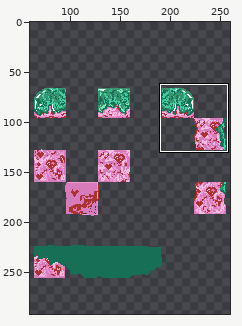
File history of a pixel-art file, Alzey2024/Assets/Sprites/boden pixelkram.aseprite. Above: a wide view before the commit, with the close-up outlined.
Close-up. First the earlier version:
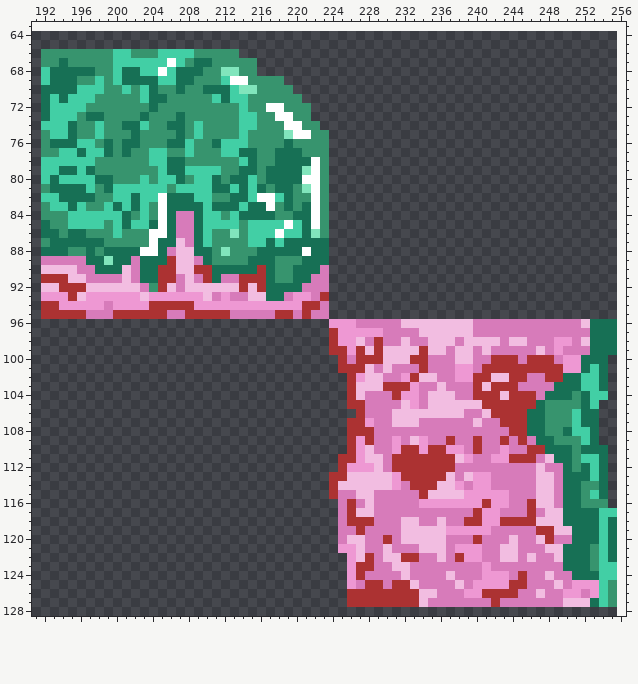
192x192 pixels, 1 frame. Shown: x 191..256, y 63..128. The old version is drawn lined up with the new one, on the new canvas. The wide view leaves out empty margins. The commit also changed other parts of the picture, which this record leaves out.
And afterwards:
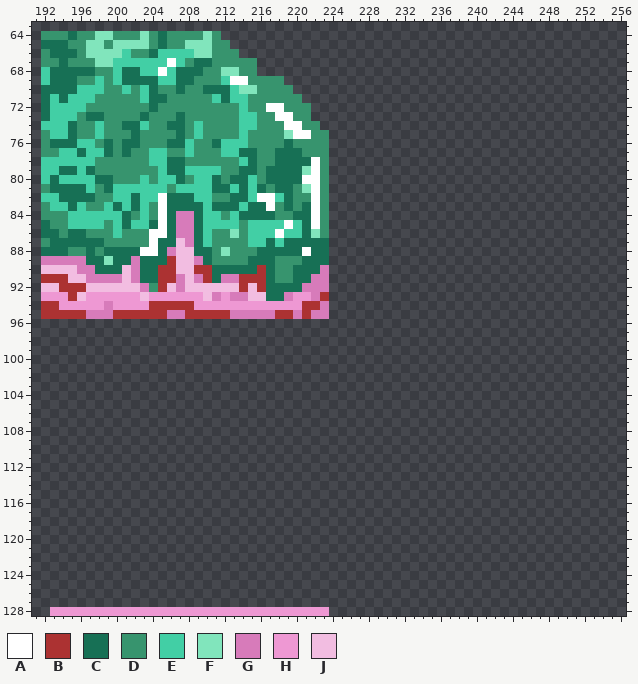
Palette (. is transparent): A #ffffff  B #ac3232  C #177055  D #37946e  E #42cfa5  F #81e5bc  G #d77bba  H #ee98d3  J #f2bde1
Change:
canvas 192x192 -> 320x320, the old top-left corner now at 64,64
Changed rows in their new state; - is an unchanged pixel.
first column x 192:
 64 DDDCDDFFDDDFDCDDDDFD-
 65 CCCDDFFDFFFFDCDDFFFDD
 66 -CCC-FFFF---C----FF--
 67 ------FF-------------
first column x 193:
 96 -------------------------------................................
 97 -------------------------------................................
 98 -------------------------------................................
 99 -------------------------------................................
100 --------------------------------..............................-
101 --------------------------------..............................-
102 ---------------------------------.............................-
103 ---------------------------------.............................-
104 ---------------------------------.............................-
105 ---------------------------------............................--
106 ----------------------------------...........................--
107 ---------------------------------............................--
108 ---------------------------------............................--
109 ---------------------------------............................--
110 ---------------------------------.............................-
111 --------------------------------..............................-
112 --------------------------------..............................-
113 -------------------------------...............................-
114 -------------------------------...............................-
115 -------------------------------...............................-
116 --------------------------------..............................-
117 --------------------------------...............................
118 --------------------------------...............................
119 --------------------------------...............................
120 --------------------------------...............................
121 --------------------------------...............................
122 ---------------------------------..............................
123 ---------------------------------..............................
124 ---------------------------------..............................
125 ---------------------------------..............................
126 ---------------------------------..............................
127 ---------------------------------..............................
128 HHHHHHHHHHHHHHHHHHHHHHHHHHHHHHH--------------------------------
Boxes around the changes in both close-ups, in picture pixels (x1, y1, x2, y2):
changed: (41, 31, 230, 67)
changed: (50, 319, 617, 616)
